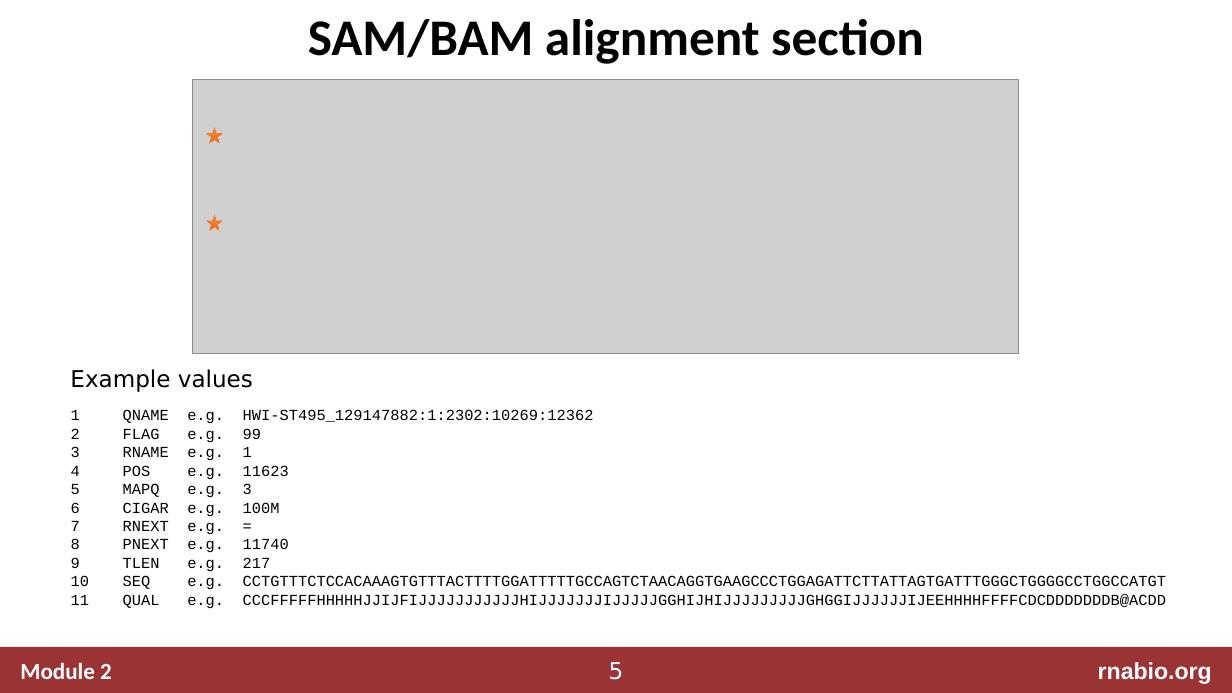
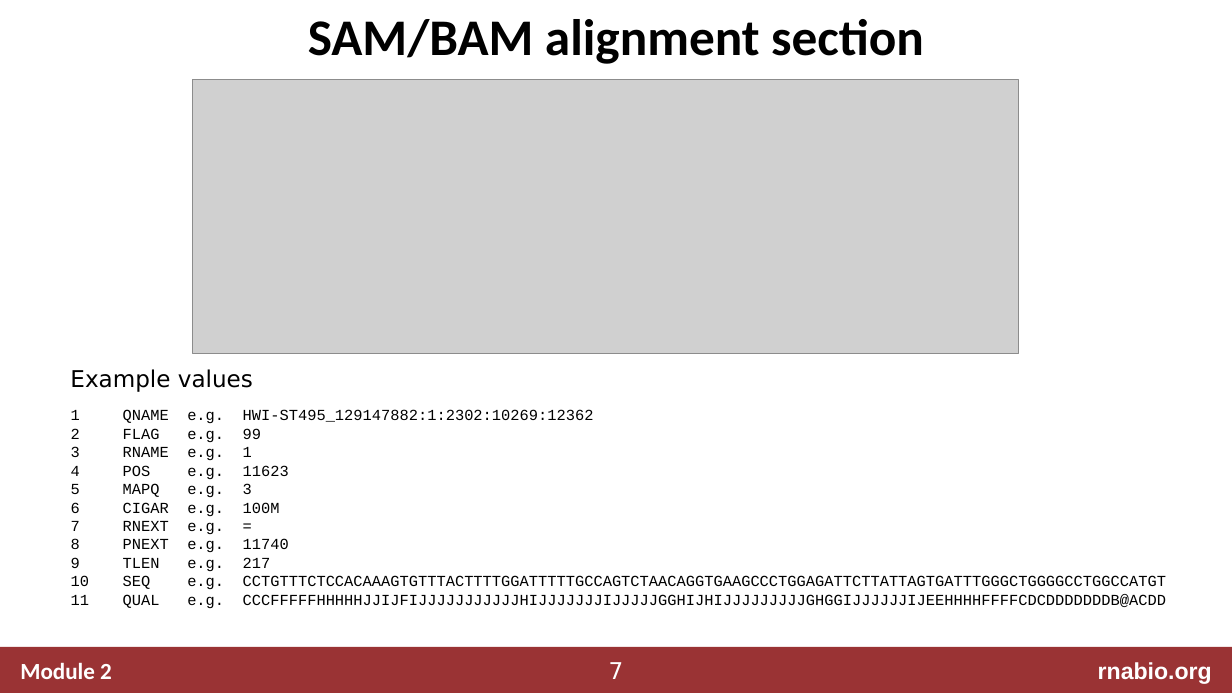
Before and after one commit to griffithlab/rnabio.org, a slide deck: slide 7 of assets/lectures/cshl/2020/mini/RNASeq_MiniLecture_02_03_SAM_BAM_BED.pptx (slide 5 before the commit). Drawn at 1232x693 pixels with LibreOffice and Linux fonts; fonts in the diff are those of the drawing; grey boxes stand for pictures. Boxes give left, top, right and bottom in pixels: in the first picture for what was removed or moved away, otherwise in the second. Text is boxed around its words. In the diff, an @@ line names an element or a change of style, - is before the commit and + after.

```diff
--- a/assets/lectures/cshl/2020/mini/RNASeq_MiniLecture_02_03_SAM_BAM_BED.pptx
+++ b/assets/lectures/cshl/2020/mini/RNASeq_MiniLecture_02_03_SAM_BAM_BED.pptx
@@ star removed at [207,128,222,143] @@
@@ star removed at [207,215,222,230] @@
@@ page number at [609,662,624,679]: text changed @@
-5
+7
```
Also in this commit, not shown: 1 other slide changed, 4 slides added, 4 other files.
